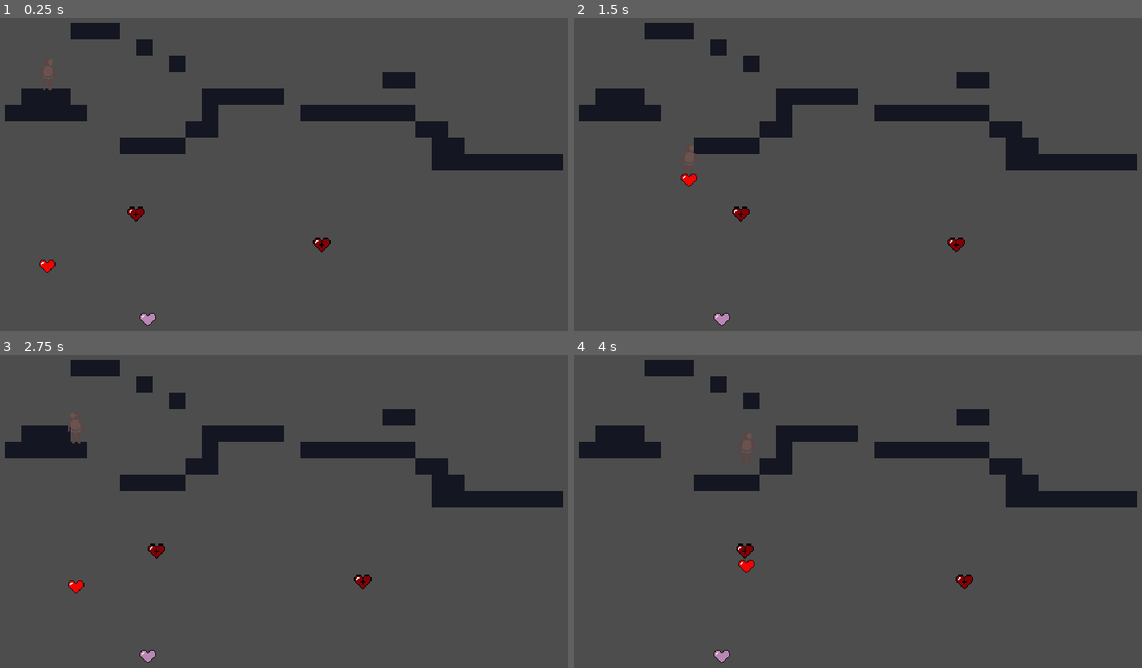
Above: before the commit, frames 1-4 (two rows, left to right).
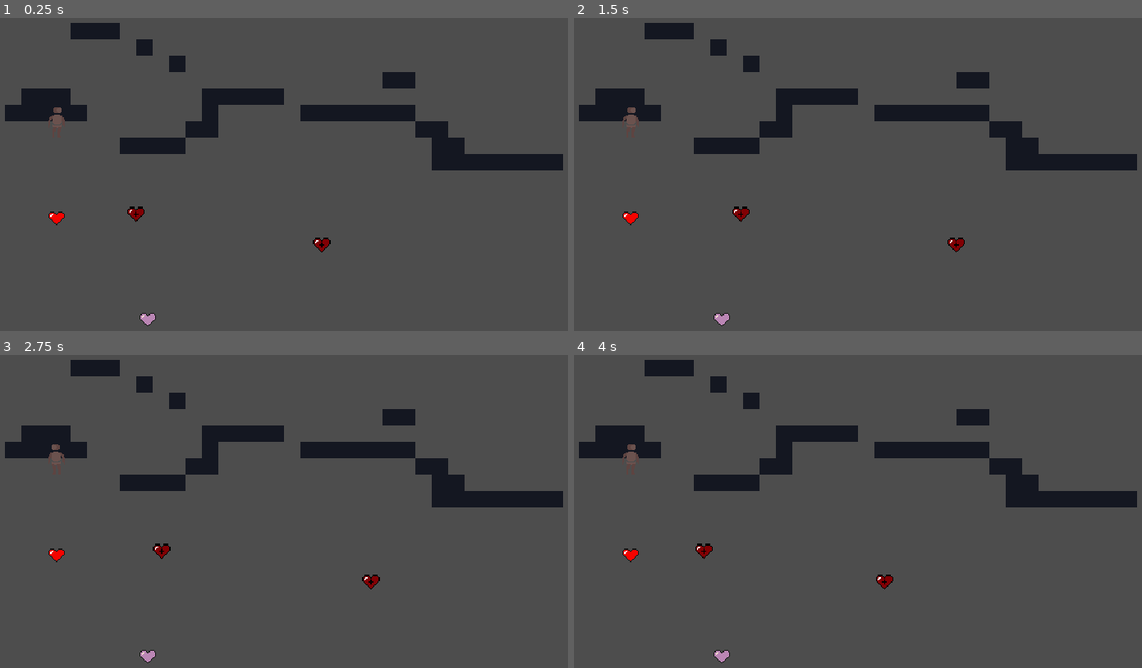
Above: after the commit, the same moments.

Repository: ApatheticWill/GWJ-75
Game: Godot game, scene res://Scenes/Root/master-reflection.tscn
Same seed, same stepped clock (60 frames per second), same inputs: the game is played once before the commit and once after it. This scene is started directly instead of the project's main scene.
Inputs:
- Up to frame 1 (0.25 s): no input
- Up to frame 2 (1.5 s): tap Enter at 0.5 s; hold E (interact) 0.53-1.28 s; hold D (move_right) from 0.53 s (still down); tap Space (jump) at 0.77 s; tap E (interact) at 1.35 s
- Up to frame 3 (2.75 s): tap Space (jump) at 1.52 s; release D (move_right) at 2.03 s; hold A (move_left) from 2.03 s (still down); hold E (interact) from 2.03 s (still down)
- Up to frame 4 (4 s): release A (move_left) at 2.78 s; release E (interact) at 2.78 s; hold D (move_right) from 2.78 s (still down); tap E (interact) at 2.85 s; tap Space (jump) at 3.02, 3.77 s; hold E (interact) from 3.53 s (still down)

The runs differ from the first frame. In frame 1, 0.3% of the frame differs, in the area x 6-12%, y 13-82%; in frame 2, 0.3%; in frame 3, 0.6%; in frame 4, 0.7%, in the area x 8-71%, y 24-75%.

Commit message:
added multiple hearts to collect

Diff:
--- a/Scenes/Environment/door_reflection.gd
+++ b/Scenes/Environment/door_reflection.gd
@@ -1,6 +1,6 @@
 extends Area2D
 
-@export var controller: Node
+@export var controller: master_reflection
 @export var spawn_position : Vector2
 @export var challenge_index : int
 @onready var interactable : bool = false
@@ -11,13 +11,13 @@
 	self.hide()
 
 func on_heart_collected() -> void:
-
-	self.show()
-	interactable = true
+	if controller.check_pass_level():
+		self.show()
+		interactable = true
 
 func _on_area_entered(_area):
 
-	if !interactable:
+	if !controller.check_pass_level():
 		return
 
 	Eventbus.challenge_beaten.emit(challenge_index)
--- a/Scenes/Environment/player_reflection.gd
+++ b/Scenes/Environment/player_reflection.gd
@@ -3,7 +3,7 @@
 
 @export var player: Player
 @export var spawn_position : Vector2
-@export var controller: Node
+@export var controller: master_reflection
 
 
 func _ready() -> void:
@@ -17,10 +17,11 @@
 func _on_area_entered(area: Area2D):
 
 	if area.is_in_group("Mirror_Hazard"):
-
-		Eventbus.reflection_died.emit()
+		controller.life_lost()
+		#Eventbus.reflection_died.emit()
 
 	if area.is_in_group("Heart"):
-
 		area.hide()
+		area.collision_layer = 6
+		controller.point_collected()
 		Eventbus.heart_collected.emit()
--- a/Scenes/Root/master-reflection.tscn
+++ b/Scenes/Root/master-reflection.tscn
@@ -60,8 +60,6 @@
 
 [node name="Master" type="Node2D"]
 script = ExtResource("1_3i05k")
-lives = 1
-remaining_points = 1
 
 [node name="PlaceholderLayer" type="TileMapLayer" parent="."]
 tile_map_data = PackedByteArray("AADy//v/AAABAAEAAADz//v/AAABAAEAAAD0//v/AAABAAEAAADx//z/AAABAAEAAADy//z/AAABAAEAAADz// …(656 unchanged characters)…
--- a/Scenes/Root/master.tscn
+++ b/Scenes/Root/master.tscn
@@ -291,7 +291,7 @@
 tile_set = SubResource("TileSet_fl10p")
 
 [node name="Player" parent="." instance=ExtResource("2_58ltc")]
-position = Vector2(-345, -78)
+position = Vector2(485, 73)
 
 [node name="GUI" parent="." instance=ExtResource("3_mtnaf")]
 
--- a/Scenes/Root/tutorial_mirror_world.tscn
+++ b/Scenes/Root/tutorial_mirror_world.tscn
@@ -1,12 +1,12 @@
 [gd_scene load_steps=12 format=4 uid="uid://cj1pocqysfsli"]
 
-[ext_resource type="Script" path="res://Scripts/Root/tutorial_mirror_world.gd" id="1_j75q7"]
+[ext_resource type="Script" path="res://Scripts/Environment/master_reflection.gd" id="1_2s7pl"]
 [ext_resource type="Texture2D" uid="uid://iplgob1wmjvl" path="res://Assets/Tileset/project_memory.platformer_tileset.png" id="1_tg3v0"]
 [ext_resource type="PackedScene" uid="uid://dl46lbkpkobmu" path="res://Scenes/Player/player.tscn" id="2_j3en6"]
 [ext_resource type="PackedScene" uid="uid://cpt05slq8533s" path="res://Scenes/Environment/playerReflection.tscn" id="3_11xrf"]
-[ext_resource type="PackedScene" path="res://Scenes/Environment/heart.tscn" id="5_ox470"]
+[ext_resource type="PackedScene" uid="uid://bp4sas21ixoqm" path="res://Scenes/Environment/heart.tscn" id="5_ox470"]
 [ext_resource type="PackedScene" uid="uid://bmdyawfvqn5o8" path="res://Scenes/Environment/door_reflection.tscn" id="6_wxuth"]
-[ext_resource type="PackedScene" path="res://Scenes/Environment/reflection_hazard.tscn" id="7_dincc"]
+[ext_resource type="PackedScene" uid="uid://d0auovkxv4oql" path="res://Scenes/Environment/reflection_hazard.tscn" id="7_dincc"]
 [ext_resource type="AudioStream" uid="uid://bx8vwd0lxcsdr" path="res://Assets/Sound/Music/GWJ75_darkerzonetest.mp3" id="8_s1748"]
 
 [sub_resource type="TileSetAtlasSource" id="TileSetAtlasSource_0icmu"]
@@ -51,8 +51,11 @@
 [sub_resource type="RectangleShape2D" id="RectangleShape2D_j20xr"]
 size = Vector2(634, 4)
 
-[node name="TutorialMirrorWorld" type="Node"]
-script = ExtResource("1_j75q7")
+[node name="TutorialMirrorWorld" type="Node" node_paths=PackedStringArray("hearts")]
+script = ExtResource("1_2s7pl")
+Maxlives = 1
+points_to_collect = 1
+hearts = [NodePath("Heart")]
 
 [node name="PlaceHolderLayer" type="TileMapLayer" parent="."]
 tile_map_data = PackedByteArray("AADx//7/AAABAAEAAADy//7/AAABAAEAAADz//7/AAABAAEAAAD0//7/AAABAAEAAAD1//7/AAABAAEAAAD4// …(592 unchanged characters)…
@@ -60,6 +63,7 @@
 
 [node name="Player" parent="." instance=ExtResource("2_j3en6")]
 position = Vector2(-198, -47)
+activeCamera = false
 
 [node name="LockedCamera" type="Camera2D" parent="."]
 
--- a/Scripts/Environment/master_reflection.gd
+++ b/Scripts/Environment/master_reflection.gd
@@ -1,7 +1,38 @@
-extends Node2D
+extends Node
+class_name master_reflection
+@export var Maxlives: int
+var lives: int
+@export var points_to_collect: int
+var remaining_points: int
+@onready var player: Player = $Player
+@onready var door_reflection: Area2D = $DoorReflection
+@export var hearts: Array[Node2D]
+@export var player_spawn_location : Vector2 = Vector2(-198, -47)
 
-@export var lives: int
-@export var remaining_points: int
+func _ready() -> void:
+
+	Eventbus.reflection_died.connect(on_reflection_died)
+	remaining_points = points_to_collect
+	lives = Maxlives
+	player.global_position = player_spawn_location
+
+func respawn_player() -> void:
+
+	await get_tree().create_timer(0.2).timeout
+	for item in hearts:
+		item.show()
+		item.collision_layer = 3
+	remaining_points = points_to_collect
+	lives = Maxlives
+	player.global_position = player_spawn_location
+	door_reflection.hide()
+
+func on_reflection_died() -> void:
+
+	respawn_player()
+
+
+
 
 func check_pass_level() -> bool:
 	return remaining_points == 0
@@ -9,17 +40,13 @@
 func life_lost():
 	lives -= 1
 	if lives == 0:
-		reset_level()
+		respawn_player()
 
 func point_collected():
+	printt("point remaining: ", str(remaining_points) )
 	remaining_points = max(0,remaining_points-1)
+	printt("point remaining: ", str(remaining_points) )
 
 
 func reset_level():
-
-	await get_tree().create_timer(0.1).timeout
-	get_tree().reload_current_scene()
-
-func level_completed():
-	emit_signal(get_tree().root.get_node("Eventbus").levelCompleated)
-	queue_free()
+	respawn_player()
--- a/Scripts/Root/tutorial_mirror_world.gd
+++ b/Scripts/Root/tutorial_mirror_world.gd
@@ -3,8 +3,8 @@
 
 @onready var player: Player = $Player
 @onready var door_reflection: Area2D = $DoorReflection
-@onready var heart: Area2D = $Heart
-@onready var player_spawn_location : Vector2 = Vector2(-198, -47)
+@export var hearts: Array[Node2D]
+@export var player_spawn_location : Vector2 = Vector2(-198, -47)
 
 func _ready() -> void:
 
@@ -16,7 +16,8 @@
 func respawn_player() -> void:
 
 	await get_tree().create_timer(0.2).timeout
-	heart.show()
+	for item in hearts:
+		item.show()
 	player.global_position = player_spawn_location
 
 func on_reflection_died() -> void:
--- a/player_2.gd
+++ b/player_2.gd
@@ -17,7 +17,7 @@
 @onready var buffer_timer: Timer = $Timers/BufferTimer
 @onready var camera: Camera2D = $Camera2D
 @export var activeCamera : bool = true
-@onready var levelcontroller : Node2D # Wtf?
+@onready var levelcontroller : master_reflection # Wtf?
 
 ## Sound stuff
 @onready var Walk = $Walk
--- a/project.godot
+++ b/project.godot
@@ -84,6 +84,7 @@
 2d_physics/layer_2="Player"
 2d_physics/layer_3="Interactable"
 2d_physics/layer_4="Hazard"
+2d_physics/layer_6="noneInteractableObject"
 
 [rendering]
 
Not shown: 1 places in Scenes/Root/master-reflection.tscn that only renumber resources
Not shown: 1 places in Scenes/Root/master.tscn that only renumber resources
